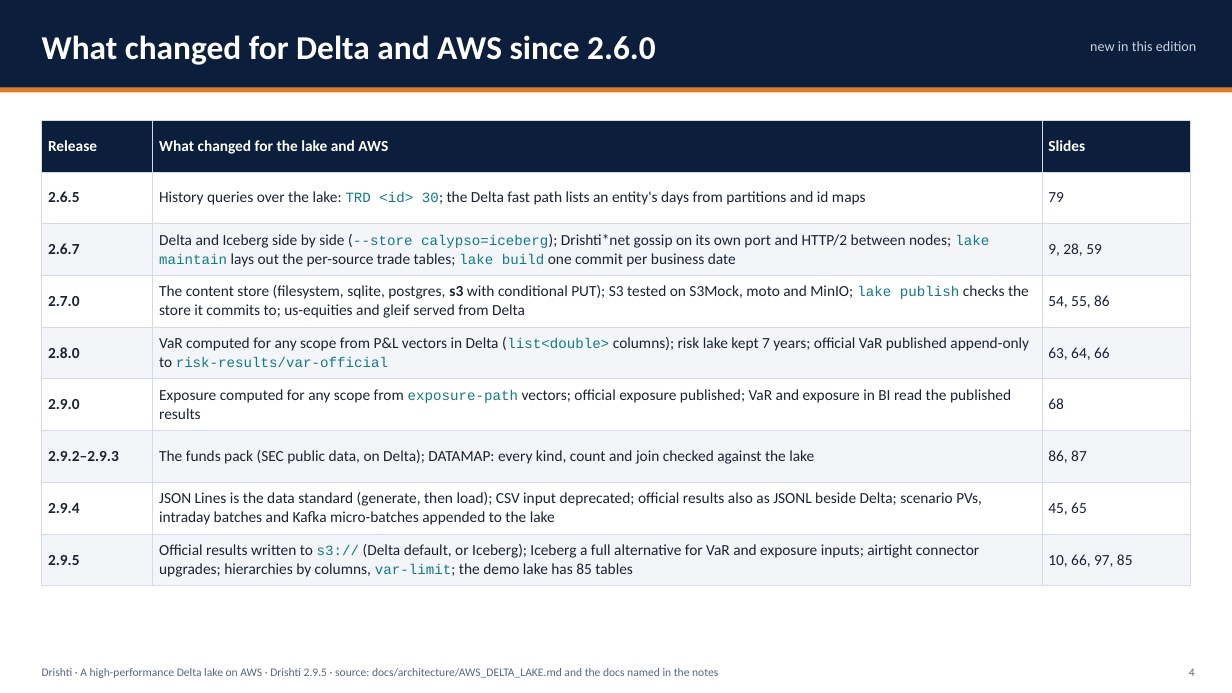
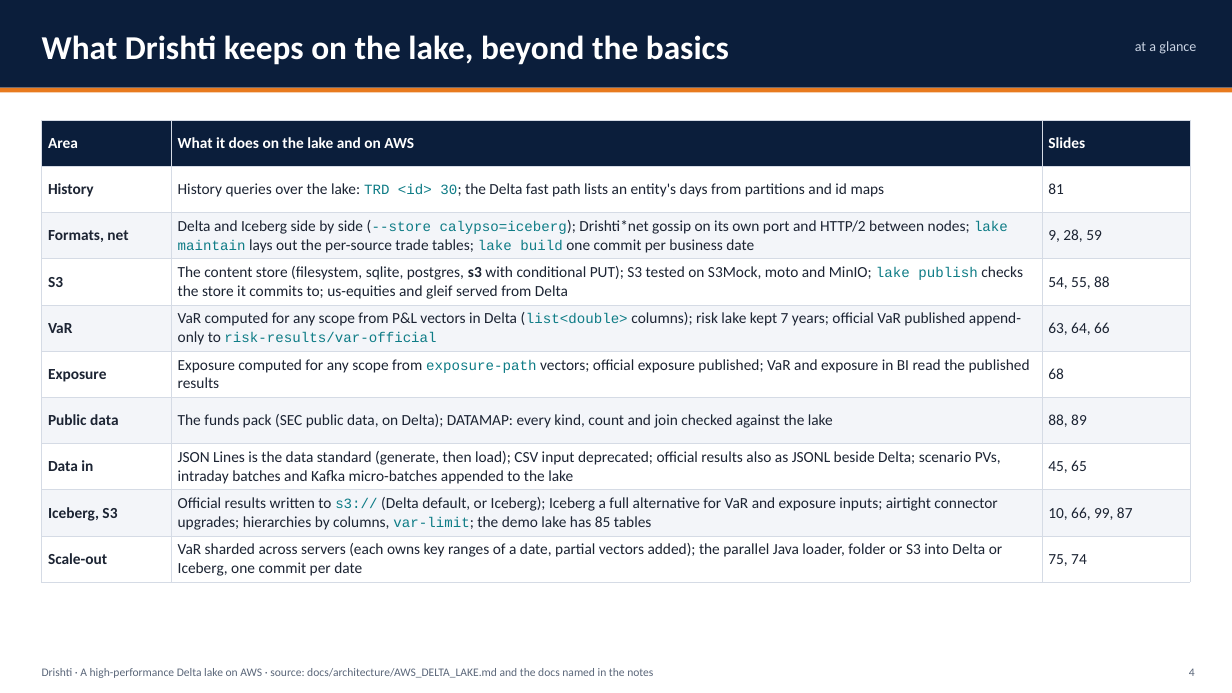
Before and after one commit to ajsinha/drishti, a slide deck: slide 4 of docs/publications/Drishti-AWS-Delta-Lake.pptx. Drawn at 1232x693 pixels with LibreOffice and Linux fonts; fonts in the diff are those of the drawing. Boxes give left, top, right and bottom in pixels: in the first picture for what was removed or moved away, otherwise in the second. Text is boxed around its words. In the diff, an @@ line names an element or a change of style, - is before the commit and + after.

Commit message:
Decks: Design and Evidence, AWS Delta Lake and AWS Iceberg rebuilt (no BUILT pills, no release numbers, facts brought up to date; editions, Arrow, computed attributes, the Java loader and sharding on Fargate)

```diff
--- a/docs/publications/Drishti-AWS-Delta-Lake.pptx
+++ b/docs/publications/Drishti-AWS-Delta-Lake.pptx
@@ text at (42,35,729,65): text changed @@
-What changed for Delta and AWS since 2.6.0
+What Drishti keeps on the lake, beyond the basics
@@ text at (1135,41,1196,54): text changed @@
-new in this edition
+at a glance
@@ table at (42,120,1189,582) @@
-row 1: Release | What changed for the lake and AWS | Slides
-row 2: 2.6.5 | History queries over the lake: TRD <id> 30; the Delta fast path lists an entity's days from partitions and id maps | 79
-row 3: 2.6.7 | Delta and Iceberg side by side (--store calypso=iceberg); Drishti*net gossip on its own port and HTTP/2 between nodes; lake maintain lays out the per-source trade tables; lake build one commit per business date | 9, 28, 59
-row 4: 2.7.0 | The content store (filesystem, sqlite, postgres, s3 with conditional PUT); S3 tested on S3Mock, moto and MinIO; lake publish checks the store it commits to; us-equities and gleif served from Delta | 54, 55, 86
-row 5: 2.8.0 | VaR computed for any scope from P&L vectors in Delta (list<double> columns); risk lake kept 7 years; official VaR published append-only to risk-results/var-official | 63, 64, 66
-row 6: 2.9.0 | Exposure computed for any scope from exposure-path vectors; official exposure published; VaR and exposure in BI read the published results | 68
-row 7: 2.9.2–2.9.3 | The funds pack (SEC public data, on Delta); DATAMAP: every kind, count and join checked against the lake | 86, 87
-row 8: 2.9.4 | JSON Lines is the data standard (generate, then load); CSV input deprecated; official results also as JSONL beside Delta; scenario PVs, intraday batches and Kafka micro-batches appended to the lake | 45, 65
-row 9: 2.9.5 | Official results written to s3:// (Delta default, or Iceberg); Iceberg a full alternative for VaR and exposure inputs; airtight connector upgrades; hierarchies by columns, var-limit; the demo lake has 85 tables | 10, 66, 97, 85
+row 1: Area | What it does on the lake and on AWS | Slides
+row 2: History | History queries over the lake: TRD <id> 30; the Delta fast path lists an entity's days from partitions and id maps | 81
+row 3: Formats, net | Delta and Iceberg side by side (--store calypso=iceberg); Drishti*net gossip on its own port and HTTP/2 between nodes; lake maintain lays out the per-source trade tables; lake build one commit per business date | 9, 28, 59
+row 4: S3 | The content store (filesystem, sqlite, postgres, s3 with conditional PUT); S3 tested on S3Mock, moto and MinIO; lake publish checks the store it commits to; us-equities and gleif served from Delta | 54, 55, 88
+row 5: VaR | VaR computed for any scope from P&L vectors in Delta (list<double> columns); risk lake kept 7 years; official VaR published append-only to risk-results/var-official | 63, 64, 66
+row 6: Exposure | Exposure computed for any scope from exposure-path vectors; official exposure published; VaR and exposure in BI read the published results | 68
+row 7: Public data | The funds pack (SEC public data, on Delta); DATAMAP: every kind, count and join checked against the lake | 88, 89
+row 8: Data in | JSON Lines is the data standard (generate, then load); CSV input deprecated; official results also as JSONL beside Delta; scenario PVs, intraday batches and Kafka micro-batches appended to the lake | 45, 65
+row 9: Iceberg, S3 | Official results written to s3:// (Delta default, or Iceberg); Iceberg a full alternative for VaR and exposure inputs; airtight connector upgrades; hierarchies by columns, var-limit; the demo lake has 85 tables | 10, 66, 99, 87
+row 10: Scale-out | VaR sharded across servers (each owns key ranges of a date, partial vectors added); the parallel Java loader, folder or S3 into Delta or Iceberg, one commit per date | 75, 74
@@ text at (42,668,653,678): text changed @@
-Drishti · A high-performance Delta lake on AWS · Drishti 2.9.5 · source: docs/architecture/AWS_DELTA_LAKE.md and the docs named in the notes
+Drishti · A high-performance Delta lake on AWS · source: docs/architecture/AWS_DELTA_LAKE.md and the docs named in the notes
```
Also in this commit, not shown: 85 other slides changed, 2 slides added, 3 other files.
